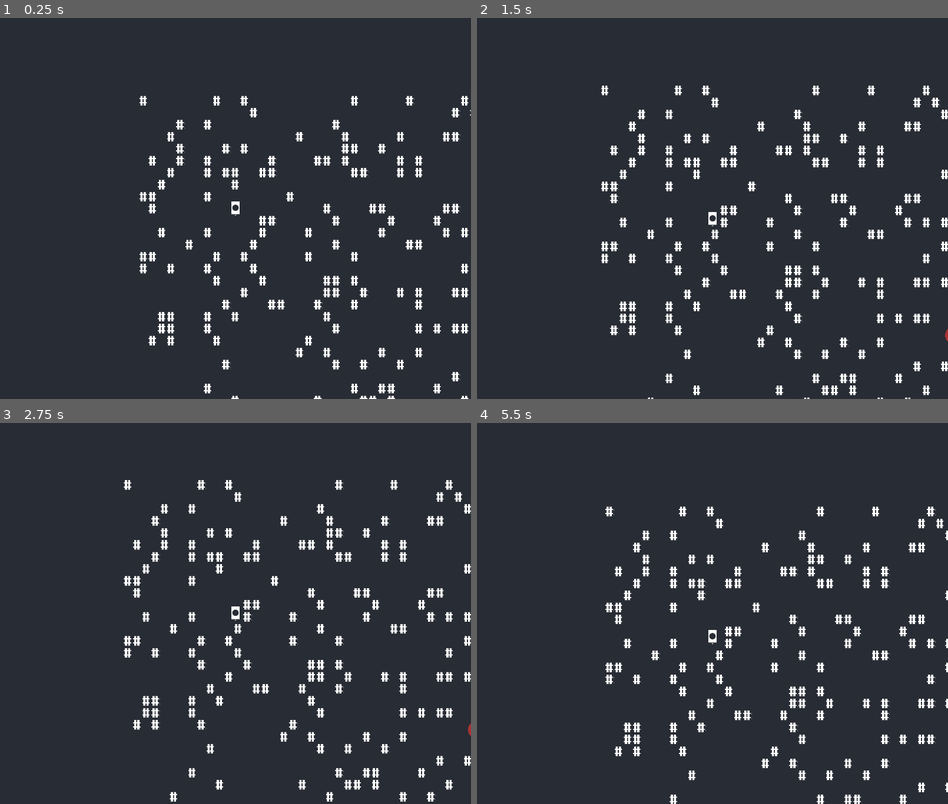
Above: before the commit, frames 1-4 (two rows, left to right).
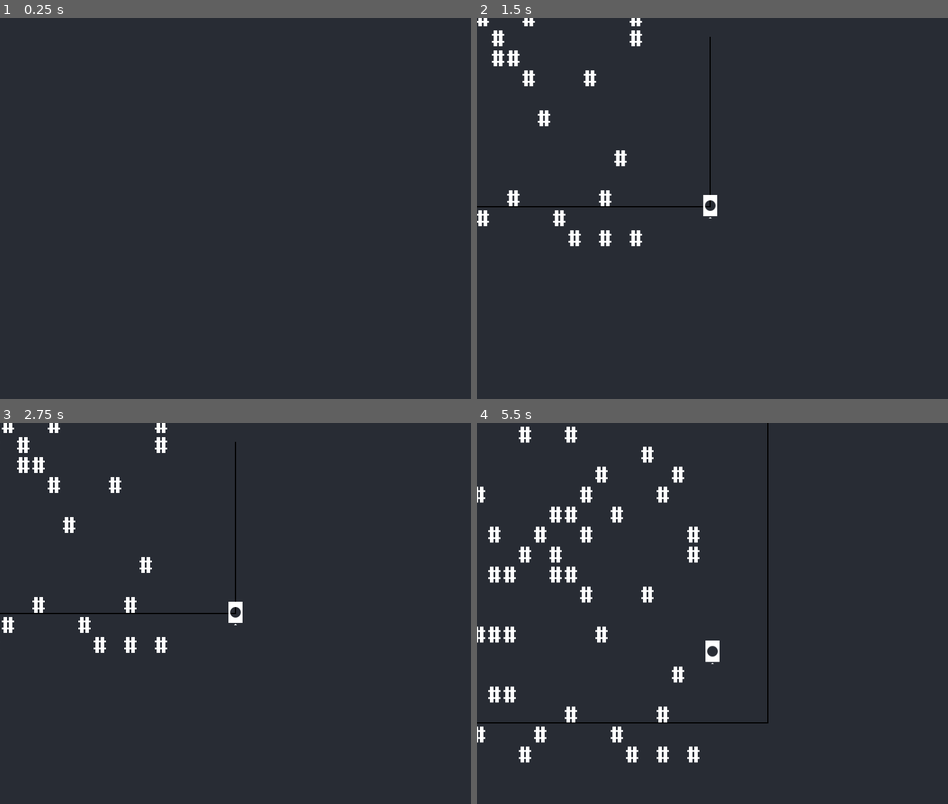
Above: after the commit, the same moments.

Repository: grantlouisherman/TransMigration
Game: Godot game, scene res://scene/main/main_scene.tscn
The game is run twice, just before and just after one commit, with the same random seed, the same clock (stepped at 60 frames per second) and the same inputs.
Inputs:
- Up to frame 1 (0.25 s): no input
- Up to frame 2 (1.5 s): tap Enter at 0.5 s; hold D (move_right) 0.53-1.28 s; hold S (move_down) from 1.28 s (still down)
- Up to frame 3 (2.75 s): release S (move_down) at 2.03 s; hold D (move_right) from 2.03 s (still down)
- Up to frame 4 (5.5 s): tap Space at 2.75 s; release D (move_right) at 2.78 s; hold W (move_up) 2.78-3.53 s; hold A (move_left) 3.53-5.03 s; hold S (move_down) from 5.03 s (still down)

The runs differ from the first frame. In frame 1, 4.0% of the frame differs, in the area x 29-100%, y 20-100%; in frame 2, 6.1%; in frame 3, 6.0%; in frame 4, 7.5%, in the area x 0-100%, y 0-100%.

Commit message:
Got the core mechanics working, there is still a bug with the spawning of the point

Diff:
--- a/scene/main/player/player.gd
+++ b/scene/main/player/player.gd
@@ -13,9 +13,10 @@
 
 @onready var agent: NavigationAgent2D = $NavigationAgent2D
 @onready var path_line: Line2D = $Line2D
-
+var bounds
 func _ready() -> void:
-	print("POINT A POS", Global.point_a_position)
+	var view = get_viewport_rect()
+	bounds = Rect2(Vector2.ZERO, view.size)
 	agent.set_target_position(Global.point_a_position)
 
 func _unhandled_input(event: InputEvent) -> void:
@@ -48,6 +49,8 @@
 			blue_touched.emit()
 	if is_touched_blue and is_touched_red:
 		win_cond.emit()
+	global_position.x = clamp(global_position.x, bounds.position.x, bounds.position.x + bounds.size.x)
+	global_position.y = clamp(global_position.y, bounds.position.y, bounds.position.y + bounds.size.y)
 
 
 func _process(delta):
--- a/scene/main/scripts/InitWorld.gd
+++ b/scene/main/scripts/InitWorld.gd
@@ -22,30 +22,41 @@
 var spawn_point_x = 0
 var spawn_pont_y = 0
 var cooldown = 1.0
+var tile_size = 32
 
 
+func _draw():
+	var rect =  get_viewport_rect()
+	draw_rect(rect, Color.BLACK, false, 2.0)
+
 func _ready() -> void:
-	var viewport_size = get_viewport().size
-	var viewport_width = viewport_size.x / 2
-	var viewport_height = viewport_size.y /2
+	var view_size = get_viewport_rect()
+
+	var viewport_size = view_size.size
+
+	var viewport_width = viewport_size.x
+	var viewport_height = viewport_size.y
+
+	var grid_width = int(viewport_width / tile_size)
+	var grid_height = int(viewport_height / tile_size)
+
 	print("WIDTH: ", viewport_width,"  Height: ",  viewport_height)
+	var view = get_viewport_rect()
+	var bounds = Rect2(Vector2.ZERO, view.size)
+	var bound_x = bounds.size.x
+	var bound_y = bounds.size.y
+	var rand_x = randf_range(bounds.position.x, bounds.position.x + bounds.size.x)
+	var rand_y = randf_range(bounds.position.y, bounds.position.y + bounds.size.y)
 	# Player Spawn
-	_create_spawn_point(DungeonSize.MAX_X, DungeonSize.MAX_Y, Player)
+	_create_spawn_point(rand_x, rand_y, Player)
 
 	# Point A + B Spawn
-	_create_spawn_point(DungeonSize.MAX_X, DungeonSize.MAX_Y, PointA, true)
-	#_create_spawn_point(viewport_width, viewport_height * .25, PointB, true)
+	_create_spawn_point(0, 0, PointA, true)
 
 	# Create Dungeon Floor && Walls
 	#_create_dungeon(DungeonSize.MAX_X*2, DungeonSize.MAX_Y*2, Floor, GroupName.DUNGEON, false)
-	_create_dungeon(DungeonSize.MAX_X*2, DungeonSize.MAX_Y*2, Wall, GroupName.DUNGEON, true)
+	_create_dungeon(grid_width, grid_height, Wall, GroupName.DUNGEON, true)
 
-	# Create Boundaries
-	#_create_boundary(0,0, Boundary)
-	#_create_boundary(0,viewport_height*.25, Boundary)
-	#
-	#_create_boundary(0,0, VerticalBoundary)
-	#_create_boundary(viewport_width*.25,0, VerticalBoundary)
 
 #func _process(delta: float) -> void:
 	#cooldown -= delta
@@ -58,15 +69,14 @@
 	_create_sprite(prefab, "Boundaries", x, y, 100, 100)
 
 
-func _create_spawn_point(max_x: int, max_y: int, prefab: PackedScene, set_global = false):
-		var rand_x = randi_range(0, max_x)
-		var rand_y = randi_range(0, max_y)
+func _create_spawn_point(x: int, y: int, prefab: PackedScene, set_global = false):
+
 		if set_global:
 			if prefab == PointA:
-				Global.point_a_position = Vector2(rand_x, rand_y)
-		print("spawn x   :", rand_x, " spawn y  ", rand_y)
-		spawn_point_x = rand_x
-		spawn_pont_y = rand_y
+				Global.point_a_position = Vector2(x, y)
+				print("spawn x   :", x, " spawn y  ", y, "PREFAB", prefab)
+		spawn_point_x = x
+		spawn_pont_y = y
 		_create_sprite(prefab, "SpawnPoint", spawn_point_x, spawn_pont_y, 1, 1)
 
 
--- a/scene/main/scripts/main_scene.gd
+++ b/scene/main/scripts/main_scene.gd
@@ -15,24 +15,29 @@
 	#player.connect('blue_touched', _blue_touched)
 
 func _create_enemies():
-	for i in range(0, 5):
+	for i in range(0, 1):
 		var new_x = rng.randi_range(0, DungeonCoords.MAX_X)
 		var new_y = rng.randi_range(0, DungeonCoords.MAX_Y)
 		_create_sprite(Dwarves, "Enemies", new_x, new_y)
+
 func _won() -> void:
-	#print("WINNER")
 	move_walls.emit()
 
 func _red_touched():
 	randomize()
 	rng = RandomNumberGenerator.new()
 	var node = (get_tree().get_nodes_in_group("SpawnPoint")[1])
-	var new_x = rng.randi_range((DungeonCoords.MAX_X * mult) * -1, DungeonCoords.MAX_X * mult)
-	var new_y = rng.randi_range((DungeonCoords.MAX_Y * mult) * -1, DungeonCoords.MAX_Y * mult)
-	print("NEW X :", new_x, " NEW_Y: ", new_y)
-	var x = node.position.x
-	node.position.x = new_x + p_offset_x
-	node.position.y = new_y + p_offset_y
+	var view = get_viewport_rect()
+
+	var bounds = Rect2(Vector2.ZERO, view.size)
+	var bound_x = bounds.size.x * .25
+	var bound_y = bounds.size.y * .25
+
+	var new_x = randf_range(bounds.position.x, bounds.position.x + bounds.size.x)
+	var new_y = randf_range(bounds.position.y, bounds.position.y + bounds.size.y)
+
+	node.position.x = new_x
+	node.position.y = new_y
 	_create_enemies()
 
 func _create_sprite(
--- a/scene/points/point_a.tscn
+++ b/scene/points/point_a.tscn
@@ -15,10 +15,10 @@
 [node name="Red" type="StaticBody2D" parent="."]
 
 [node name="Sprite2D" type="Sprite2D" parent="Red"]
-position = Vector2(576, 322)
+position = Vector2(26, 136)
 scale = Vector2(1.105, 1)
 texture = SubResource("AtlasTexture_7nuyj")
 
 [node name="CollisionShape2D" type="CollisionShape2D" parent="Red"]
-position = Vector2(574, 328)
+position = Vector2(26, 135)
 shape = SubResource("CircleShape2D_0efx8")
--- a/sprites/dwarf.gd
+++ b/sprites/dwarf.gd
@@ -1,17 +1,25 @@
 extends CharacterBody2D
 
+const SPEED = 90.0
+const ACCEL = 4.0
+const DIRECTION_CHANGE_INTERVAL = 1.0  # seconds
 
-const SPEED = 100.0
-var _direction:Vector2 = Vector2()
-var acceleration = 1.5
-var should_move_this_frame = true
-func _physics_process(delta: float) -> void:
-	#if !should_move_this_frame:
-		#pass
-	_direction = Vector2(randf_range(-1, 1), randf_range(-1, 1)).normalized()
-	velocity = lerp(velocity, _direction, delta*acceleration*SPEED)
-	should_move_this_frame =!should_move_this_frame
+var _direction: Vector2 = Vector2.ZERO
+var _time_until_change := 0.0
+var bounds
+func _ready() -> void:
+	var view = get_viewport_rect()
+	bounds = Rect2(Vector2.ZERO, view.size)
+func _physics_process(delta):
+	# Countdown until we pick a new direction
+	_time_until_change -= delta
+	if _time_until_change <= 0.0:
+		# Pick a new random direction
+		_direction = Vector2(randf_range(-1,1), randf_range(-1,1)).normalized()
+		_time_until_change = DIRECTION_CHANGE_INTERVAL
+
+	# Smoothly accelerate toward target direction
+	velocity = lerp(velocity, _direction * SPEED, delta * ACCEL)
 	move_and_slide()
-
-func _process(delta):
-	pass
+	global_position.x = clamp(global_position.x, bounds.position.x, bounds.position.x + bounds.size.x)
+	global_position.y = clamp(global_position.y, bounds.position.y, bounds.position.y + bounds.size.y)
--- a/sprites/player.tscn
+++ b/sprites/player.tscn
@@ -30,7 +30,6 @@
 script = ExtResource("4_h8g4v")
 
 [node name="Camera2D" type="Camera2D" parent="."]
-zoom = Vector2(0.6, 0.6)
 position_smoothing_enabled = true
 
 [node name="NavigationAgent2D" type="NavigationAgent2D" parent="."]
